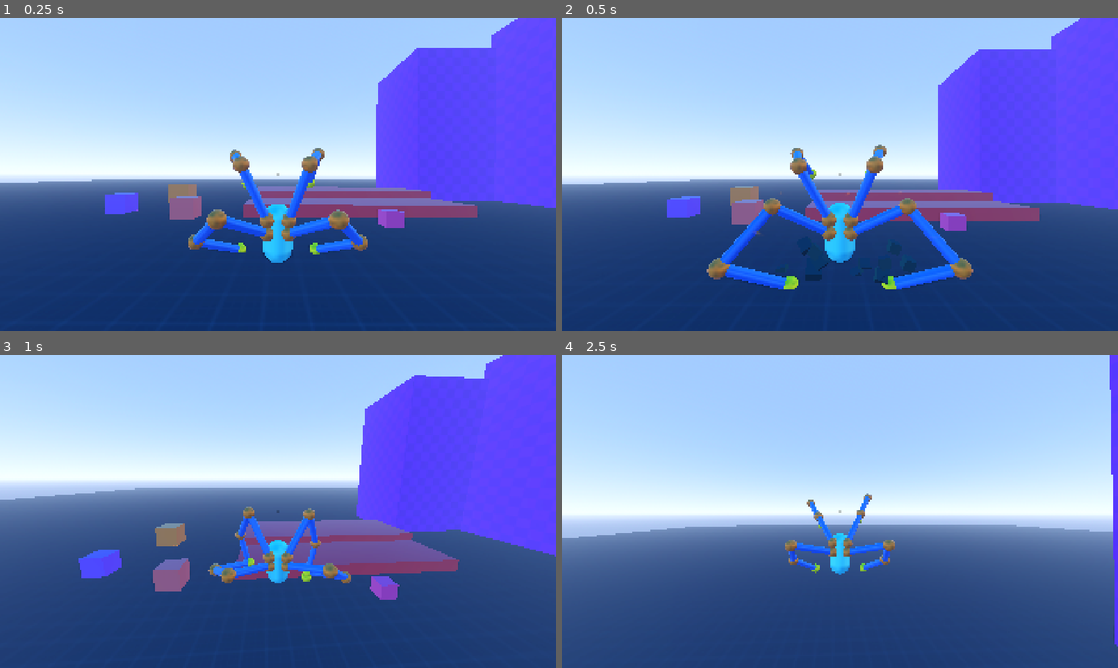
Above: before the commit, frames 1-4 (two rows, left to right).
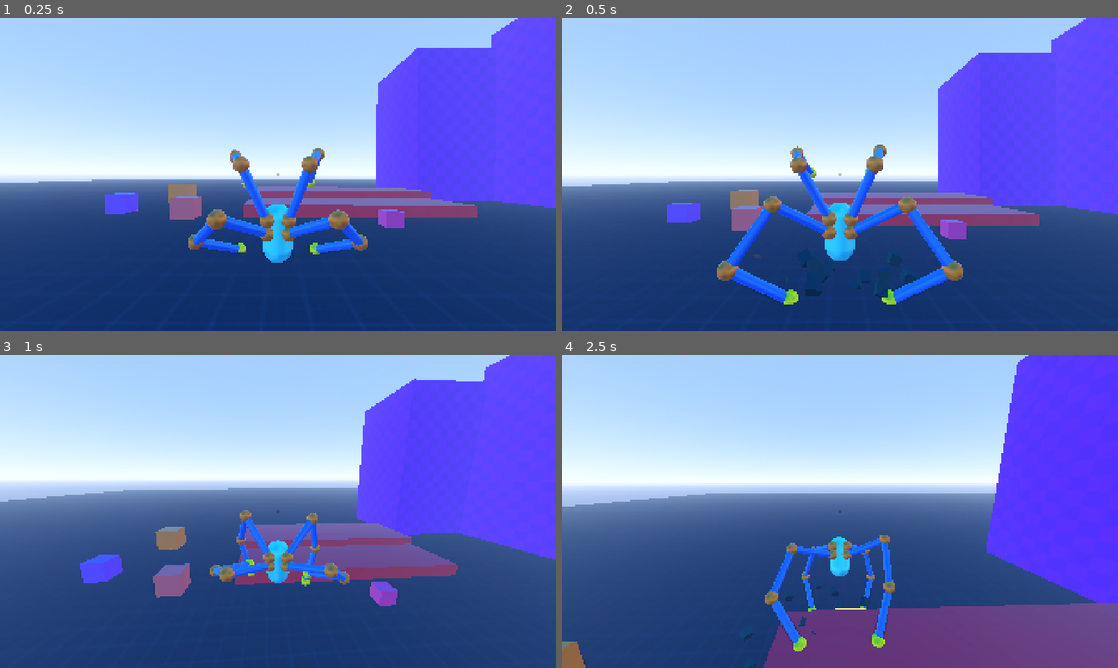
Above: after the commit, the same moments.

Repository: lliamsymonds04/doc-oc
Game: Godot game, scene res://main.tscn
The game is run twice, just before and just after one commit, with the same random seed, the same clock (stepped at 60 frames per second) and the same inputs.
Inputs (mouse positions are in pixels of both pictures, inside the frame that each line leads up to):
- Up to frame 1 (0.25 s): no input
- Up to frame 2 (0.5 s): no input
- Up to frame 3 (1 s): move the mouse to (305, 511) at 0.52 s; hold W (forward) from 0.53 s (still down); hold Shift (sprint) from 0.53 s (still down); tap Space (jump) at 0.77 s
- Up to frame 4 (2.5 s): keep holding W (forward); move the mouse to (812, 511) at 1.27 s; release Shift (sprint) at 1.28 s; tap Shift (sprint) at 1.35 s; tap Space (jump) at 1.52 s; move the mouse to (851, 505) at 2.02 s; hold Shift (sprint) from 2.03 s (still down)

Frame 1 is identical in both runs. In frame 2, 6.8% of the frame differs, in the area x 0-100%, y 0-92%; in frame 3, 4.3%; in frame 4, 53%, in the area x 0-100%, y 0-100%.

Commit message:
refactor: hover rework for angled surfaces and damping

Diff:
--- a/main.tscn
+++ b/main.tscn
@@ -3,6 +3,7 @@
 [ext_resource type="Texture2D" uid="uid://b3un13prji6wu" path="res://assets/textures/dark_grid.png" id="1_h2yge"]
 [ext_resource type="PackedScene" uid="uid://cidasq88868wo" path="res://systems/player/player.tscn" id="1_ig7tw"]
 [ext_resource type="Texture2D" uid="uid://80w2bs0a2buc" path="res://assets/textures/purple_grid.png" id="3_h2yge"]
+[ext_resource type="Script" uid="uid://0id6ded7pmn5" path="res://systems/player/config/hover_config.gd" id="3_kek77"]
 [ext_resource type="PackedScene" uid="uid://brn1hvq3t07v6" path="res://assets/vfx/step.tscn" id="3_lquwl"]
 [ext_resource type="AudioStream" uid="uid://1sxmmmntjnfy" path="res://assets/audio/footstep.ogg" id="4_7mycd"]
 [ext_resource type="AudioStream" uid="uid://i3cgbpcxm2xh" path="res://assets/audio/small_servo.ogg" id="5_3rvo"]
@@ -42,6 +43,10 @@
 [sub_resource type="StandardMaterial3D" id="BoxMat_purple"]
 albedo_color = Color(0.62, 0.33, 1, 1)
 roughness = 0.45
+
+[sub_resource type="Resource" id="Resource_b5y0m"]
+script = ExtResource("3_kek77")
+metadata/_custom_type_script = "uid://0id6ded7pmn5"
 
 [sub_resource type="ProceduralSkyMaterial" id="ProceduralSkyMaterial_1"]
 sky_top_color = Color(0.16, 0.38, 0.92, 1)
@@ -140,6 +145,7 @@
 
 [node name="CharacterBody3D" parent="." unique_id=1831706131 instance=ExtResource("1_ig7tw")]
 transform = Transform3D(1, 0, 0, 0, 1, 0, 0, 0, 1, -15.682001, 0.08204651, 21.104301)
+hover = SubResource("Resource_b5y0m")
 step_vfx = ExtResource("3_lquwl")
 step_sound = ExtResource("4_7mycd")
 servo_sound = ExtResource("5_3rvo")
--- a/systems/player/config/grounded_config.gd
+++ b/systems/player/config/grounded_config.gd
@@ -10,6 +10,7 @@
 @export var tilt_speed: float = 2.0
 @export var sprint_tilt_x_deg: float = 20.0
 @export var sprint_tilt_multiplier: float = 2.0
+@export var normal_smoothing_rate: float = 10.0
 
 @export_group("Camera Alignment")
 @export var align_angle_deg: float = 1.0
--- a/systems/player/config/hover_config.gd
+++ b/systems/player/config/hover_config.gd
@@ -2,10 +2,11 @@
 extends Resource
 
 @export_group("Hover")
-@export var hover_speed: float = 3.0
+@export var hover_speed: float = 4.0
+@export var damping: float = 0.7
 
 @export_group("Body Offset")
-@export var min_y_offset: float = 2.5
-@export var max_y_offset: float = 4.0
-@export var height_change_rate: float = 1.0
+@export var min_y_offset: float = 0.1
+@export var max_y_offset: float = 2.5
+@export var height_change_rate: float = 3.0
 @export var target_change_rate: float = 2.0
--- a/systems/player/states/grounded_state.gd
+++ b/systems/player/states/grounded_state.gd
@@ -15,6 +15,8 @@
 var body_y_offset := 0.0
 var is_camera_aligned := false
 var is_sprinting := false
+var leg_probe_hits: Dictionary = {}
+var floor_normal := Vector3.UP
 
 func _init(p: PlayerController) -> void:
 	super._init(p)
@@ -35,6 +37,7 @@
 	is_holding_jump = false
 	body_y_offset = (p.hover.min_y_offset + p.hover.max_y_offset) / 2.0
 	is_camera_aligned = absf(p.camera_controller.rotation.y) <= align_angle
+	floor_normal = Vector3.UP
 
 	for mount in p.leg_mounts:
 		mount.set_apply_floor(true)
@@ -83,7 +86,7 @@
 	if not p.is_in_state(p.StateID.GROUNDED):
 		return
 
-	var mounted := p.mount_prober.try_mount_wall(input_dir, p.velocity)
+	var mounted = p.mount_prober.try_mount_wall(input_dir, p.velocity)
 	if mounted:
 		return
 
@@ -95,6 +98,8 @@
 		if grounded_debounce < 0.0:
 			for mount in p.arm_mounts:
 				mount.set_apply_floor(true)
+
+	_update_floor_normal(dt)
 
 	if is_holding_jump:
 		jump_hold_time += dt
@@ -226,8 +231,8 @@
 
 		best_arm.start_step(best_arm_hit_pos, 0.0, Vector3.UP, true, step_speed_mult)
 
-	var probe_hits := p.mount_prober.get_leg_probe_hits()
-	if probe_hits.size() == 0  and grounded_debounce <= 0.0:
+	leg_probe_hits = p.mount_prober.get_leg_probe_hits()
+	if leg_probe_hits.size() == 0 and grounded_debounce <= 0.0:
 		p.set_state(p.StateID.AIR)
 
 func _update_arms(dt: float) -> void:
@@ -266,6 +271,20 @@
 	if Input.is_action_pressed("down"):
 		body_y_offset = max(body_y_offset - p.hover.target_change_rate * dt, p.hover.min_y_offset)
 
+func _update_floor_normal(dt: float) -> void:
+	var p := player
+	var avg := Vector3.ZERO
+
+	var hits := leg_probe_hits.values()
+	if hits.size() == 0:
+		return
+
+	for hit in hits:
+		avg += hit.normal
+
+	avg = avg.normalized()
+	var w := 1.0 - exp(-p.grounded.normal_smoothing_rate * dt)
+	floor_normal = floor_normal.lerp(avg,w).normalized()
 
 func _update_body_y_offset(dt:float) -> void:
 	var p := player
@@ -277,8 +296,18 @@
 	var goal_y = average_y + body_y_offset
 	var current_y = p.global_position.y
 	var height_error = goal_y - current_y
-	var target_y_vel = height_error * p.hover.hover_speed
-	p.velocity.y = lerp(p.velocity.y, target_y_vel, dt*p.hover.hover_speed)
+
+	var tracking := p.hover.hover_speed * p.hover.damping * 4.0 # 4 is critical damping factor here
+	var w := 1.0 - exp(-tracking * dt)
+
+	var gravity_ff := -p.get_gravity().y / tracking
+
+	var climb_ff := 0.0
+	if floor_normal.y > 0.2:
+		climb_ff = -(p.velocity.x * floor_normal.x + p.velocity.z * floor_normal.z)/floor_normal.y
+
+	var target_y_vel = height_error * p.hover.hover_speed + gravity_ff + climb_ff
+	p.velocity.y = lerp(p.velocity.y, target_y_vel, w)
 
 func _set_arms_as_legs(active: bool) -> void:
 	for mount in player.arm_mounts:
